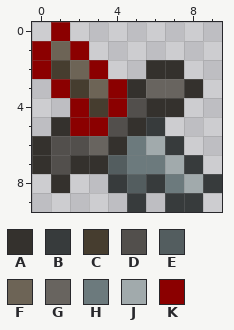
Two states of a pixel-art sprite, Art/items/broken_sword_icon_cursed.png. The picture above is the old version.
The file is 10x10 pixels.
Palette (. is transparent): A #34312d  B #373b3c  C #463d2f  D #524f4c  E #535d5f  F #6d6456  G #68645f  H #6c7a7d  J #a1aaac  K #8b0000
Pixels before, first column x 0:
 0 .K........
 1 KFK.......
 2 KCFK..AA..
 3 .KCFKAGGA.
 4 ..KCKDAA..
 5 .AKKDAB...
 6 ADDGAHJB..
 7 ADAAEHHJB.
 8 .A..BEBHJB
 9 .....B.BB.
Once edited:
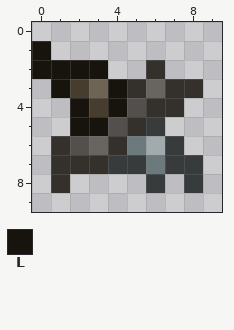
Colours new in this view: L #17130d
The exact change:
y 0: x 1 K -> .
y 1: x 0..2 KFK -> L..
y 2: x 0..3 KCFK -> LLLL; x 7 A -> .
y 3: x 1 K -> L; x 4 K -> L; x 7 G -> A
y 4: x 2 K -> L; x 4 K -> L
y 5: x 1..3 AKK -> .LL
y 6: x 0..1 AD -> .A
y 7: x 0..1 AD -> .A; x 4..5 EH -> BB; x 7 J -> B
y 8: x 4..5 BE -> ..; x 7..9 HJB -> .B.
y 9: x 5 B -> .; x 7..8 BB -> ..
Pixel boxes of the changes (left, top, right, bottom) in both pictures:
changed: (32, 22, 222, 212)
